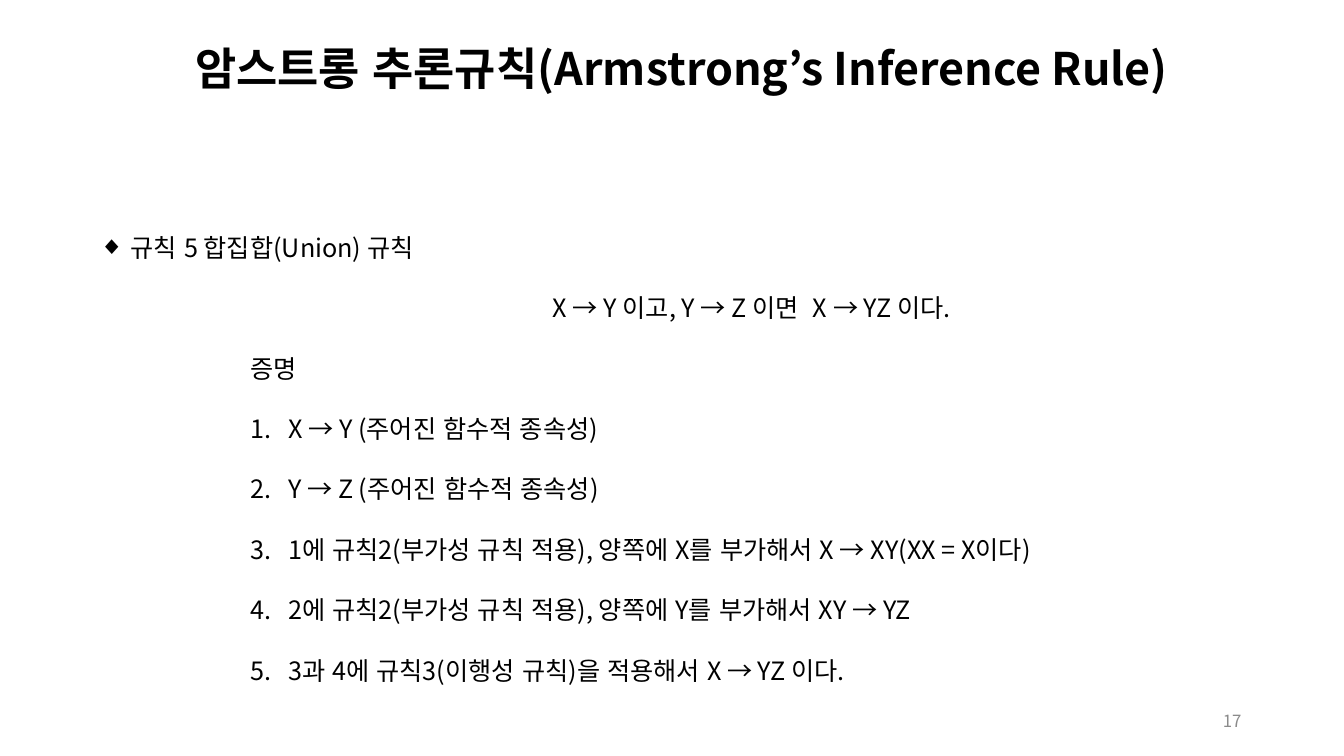
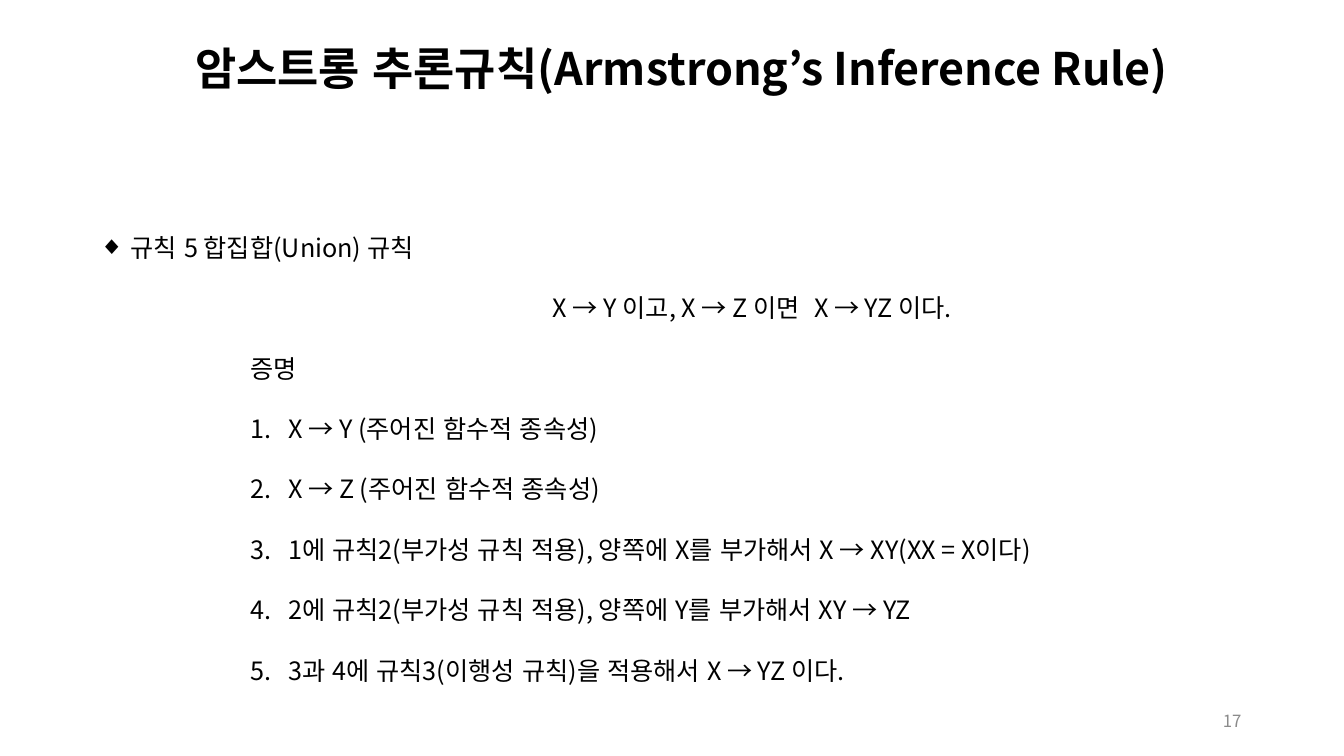
Before and after one commit to lhs501/mirim, a slide deck: slide 17 of chapter 7.pptx. Drawn at 1344x756 pixels with LibreOffice and Linux fonts; fonts in the diff are those of the drawing. Boxes give left, top, right and bottom in pixels: in the first picture for what was removed or moved away, otherwise in the second. Text is boxed around its words. In the diff, an @@ line names an element or a change of style, - is before the commit and + after.

```diff
--- a/chapter 7.pptx
+++ b/chapter 7.pptx
@@ text at <box>553,296,951,322</box>: text changed @@
-      X → Y 이고, Y → Z 이면 X → YZ 이다.
+      X → Y 이고, X → Z 이면 X → YZ 이다.
@@ text at <box>288,477,600,503</box>: text changed @@
-      2. Y → Z (주어진 함수적 종속성)
+      2. X → Z (주어진 함수적 종속성)
```
Also in this commit, not shown: 1 other slide changed.
